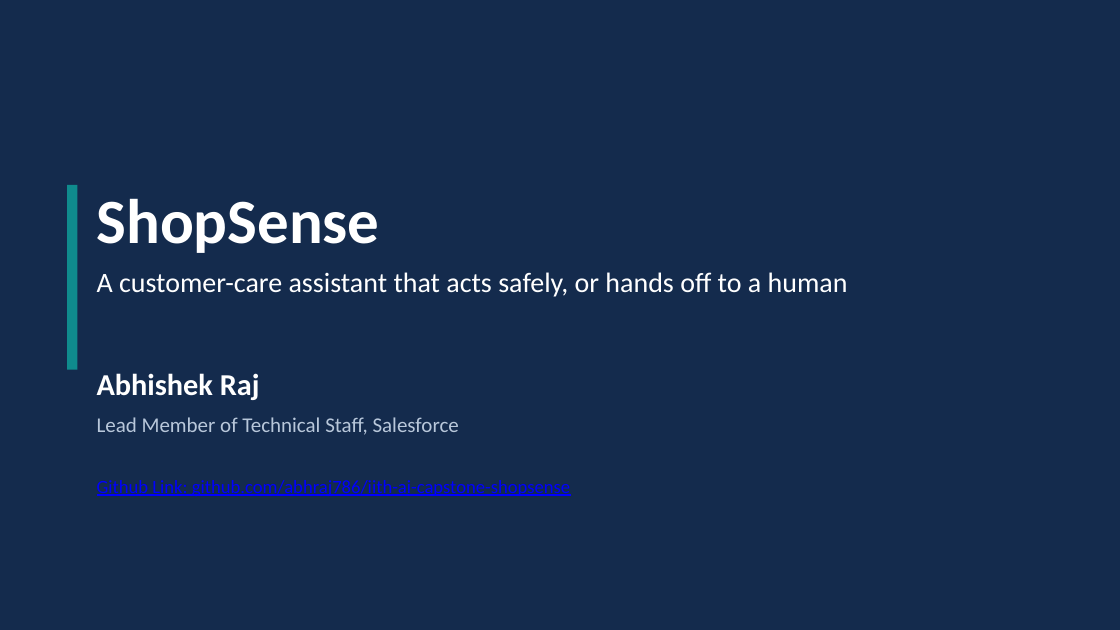
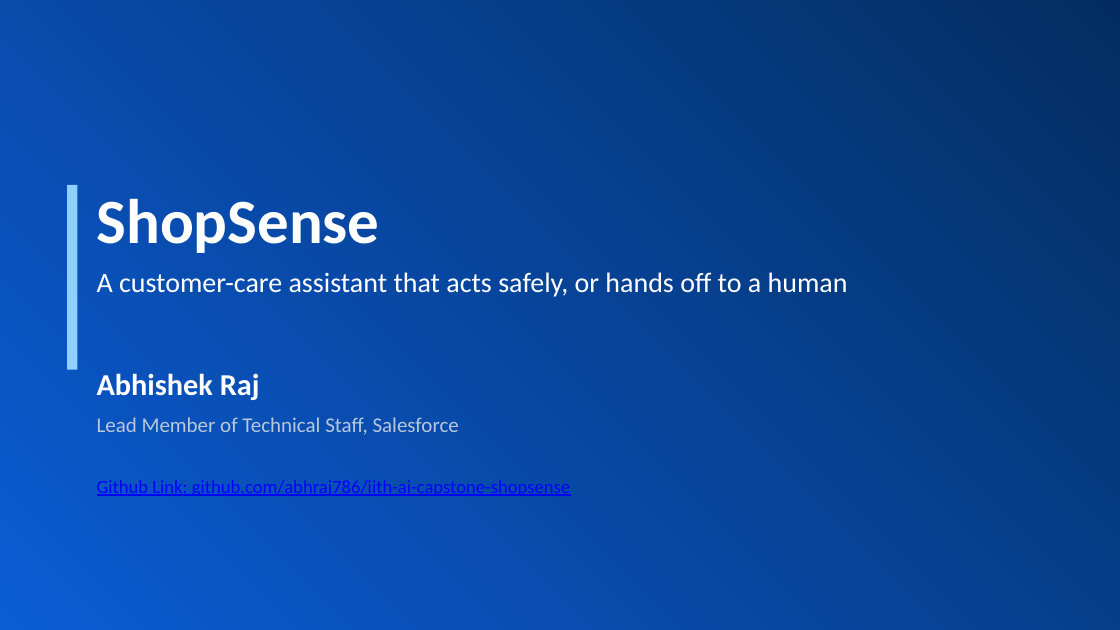
Before and after one commit to abhraj786/iith-ai-capstone-shopsense, a slide deck: slide 1 of docs/deck/iith-ai-capstone-shopsense.pptx. Drawn at 1120x630 pixels with LibreOffice and Linux fonts; fonts in the diff are those of the drawing. Boxes give left, top, right and bottom in pixels: in the first picture for what was removed or moved away, otherwise in the second. Text is boxed around its words. In the diff, an @@ line names an element or a change of style, - is before the commit and + after.

Commit message:
Deck: pale-blue gradient background, white cards, navy and bright-blue palette

```diff
--- a/docs/deck/iith-ai-capstone-shopsense.pptx
+++ b/docs/deck/iith-ai-capstone-shopsense.pptx
@@ background #FFFFFF to gradient #0B5CD5 to #032D60 @@
@@ rectangle removed at <box>0,0,1120,630</box> @@
@@ rectangle at <box>67,185,77,370</box>: fill #0F8B8D to #90D0FE @@
```
Also in this commit, not shown: 9 other slides changed, 1 other file.
